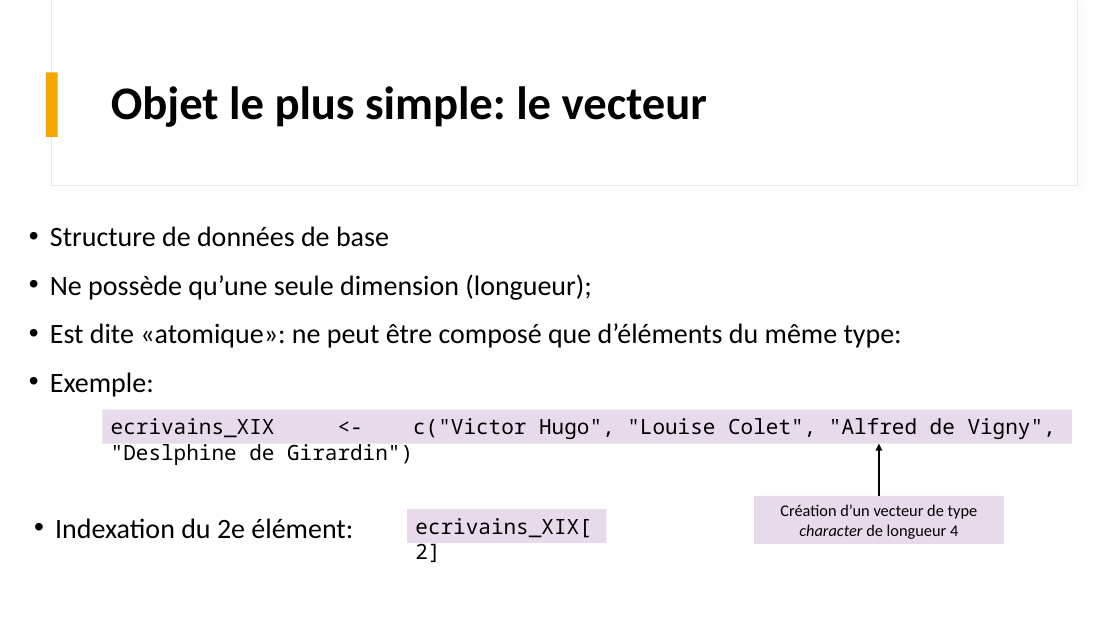
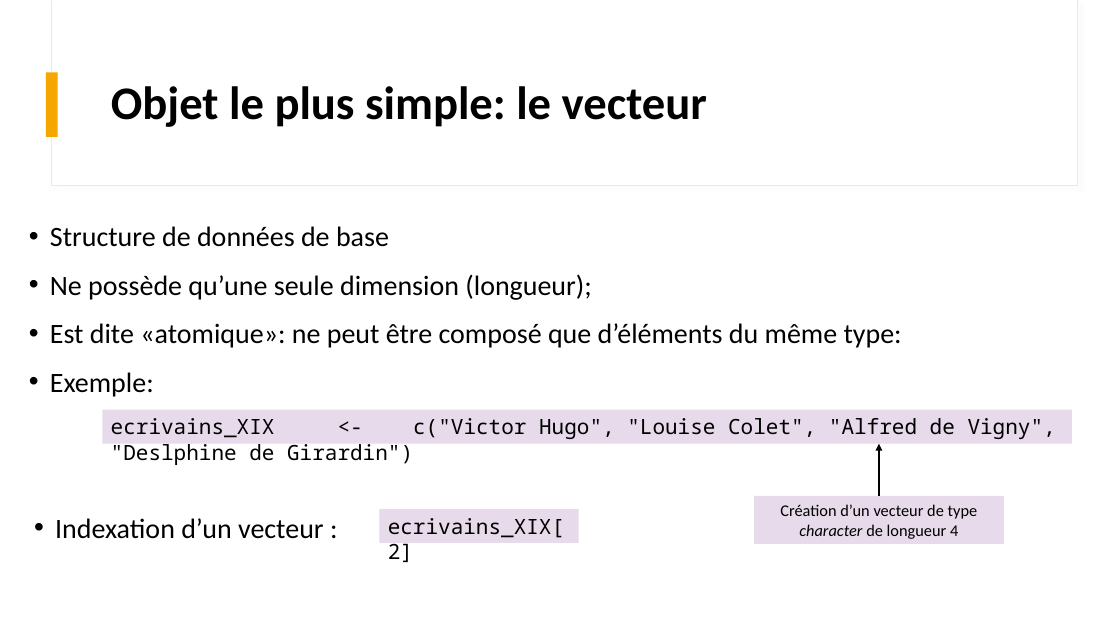
Before and after one commit to pbriss7/20230223_PB_atelier_ladirec_exploration_textes_R, a slide deck: slide 15 of Introduction_EDA_R.pptx (slide 14 before the commit). Drawn at 1120x630 pixels with LibreOffice and Linux fonts; fonts in the diff are those of the drawing. Boxes give left, top, right and bottom in pixels: in the first picture for what was removed or moved away, otherwise in the second. Text is boxed around its words. In the diff, an @@ line names an element or a change of style, - is before the commit and + after.

```diff
--- a/Introduction_EDA_R.pptx
+++ b/Introduction_EDA_R.pptx
@@ rectangle "ecrivains_XIX[2]": place and size @@
-rectangle "ecrivains_XIX[2]" at [408,509,607,543]
+rectangle "ecrivains_XIX[2]" at [380,509,579,543]
@@ text at [55,518,324,539]: text changed @@
-• Indexation du 2e élément:
+• Indexation d’un vecteur :
```
Also in this commit, not shown: 2 other slides changed, 1 slide added.
